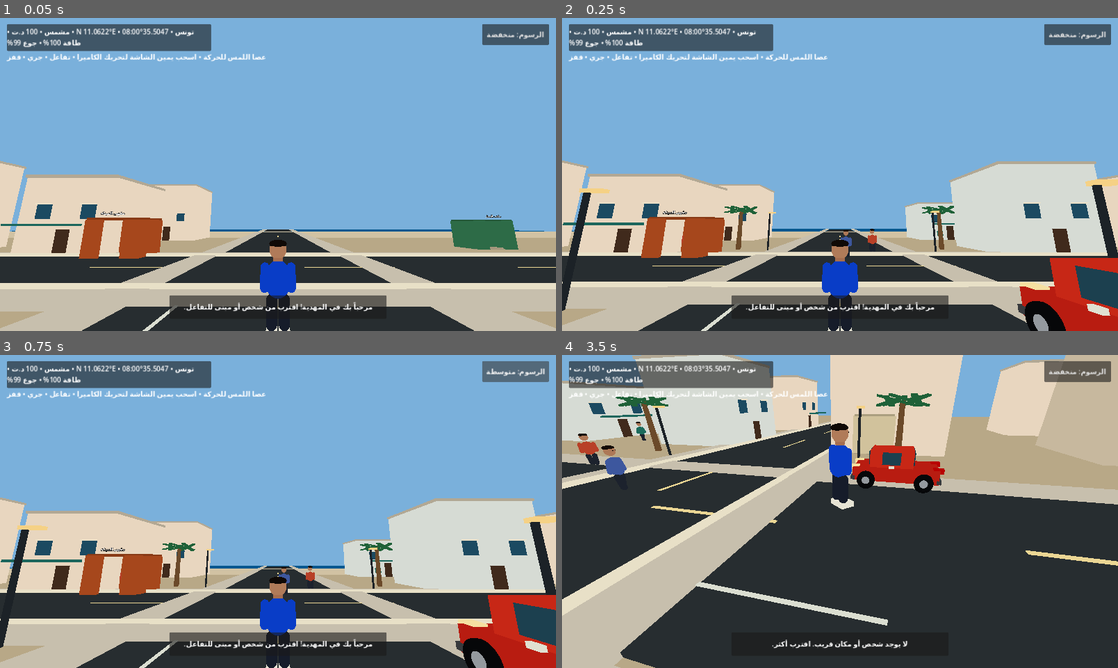
Above: before the commit, frames 1-4 (two rows, left to right).
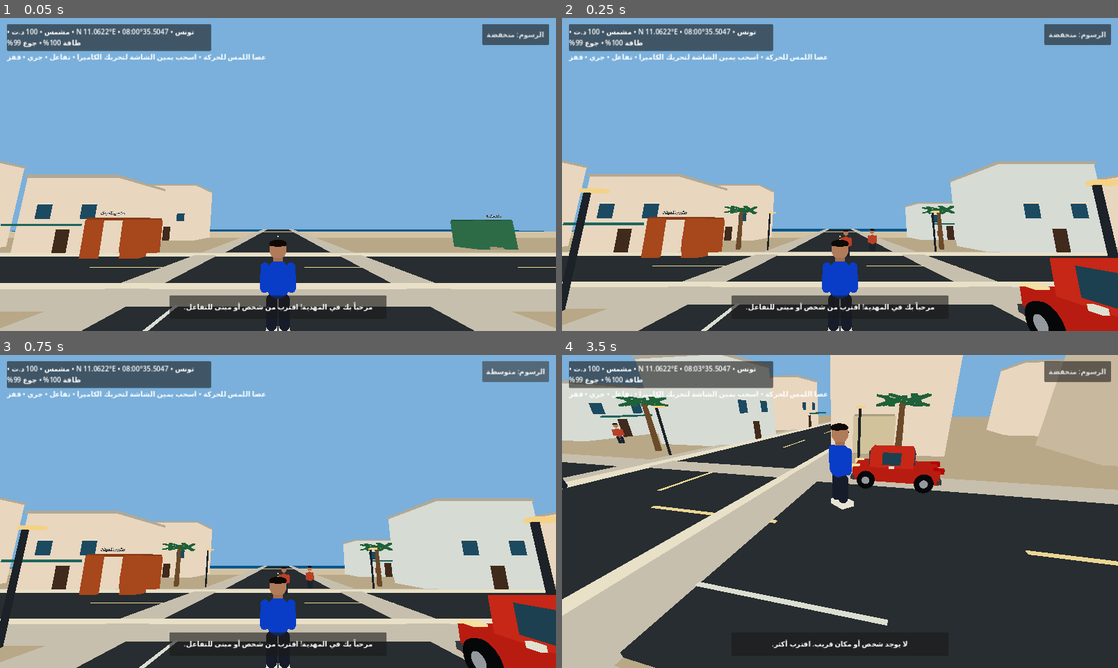
Above: after the commit, the same moments.

Repository: stevennpllk-crypto/REAL-LIFE-MAHDIA
Game: Godot game, scene res://scenes/Main.tscn
The game is run twice, just before and just after one commit, with the same random seed, the same clock (stepped at 60 frames per second) and the same inputs.
Inputs (mouse positions are in pixels of both pictures, inside the frame that each line leads up to):
- Up to frame 1 (0.05 s): no input
- Up to frame 2 (0.25 s): no input
- Up to frame 3 (0.75 s): click "الرسوم: منخفضة" at 0.5 s
- Up to frame 4 (3.5 s): click "الرسوم: متوسطة" at 1.25 s; click "الرسوم: عالية" at 2 s; tap Enter at 2.75 s; move the mouse to (867, 511) at 2.77 s; hold W (move_forward) from 2.78 s (still down); tap E (interact) at 2.85 s; tap Space (jump) at 3.02 s

Frame 1 is identical in both runs. In frame 2, less than 0.1% of the frame differs, in the area x 50-69%, y 68-74%; in frame 3, less than 0.1%; in frame 4, 0.6%, in the area x 0-16%, y 21-43%.

Commit message:
Give every resident an individual autonomous AI and memory

Diff:
--- a/scripts/npc.gd
+++ b/scripts/npc.gd
@@ -4,21 +4,70 @@
 @export var display_name := "Resident"
 @export var walk_speed := 1.15
 @export var wander_radius := 7.0
+@export var personality := "friendly"
+@export var occupation := "resident"
+@export var build_visuals := true
+
+var player: CharacterBody3D
+var world_clock: Node
 var home_position := Vector3.ZERO
+var work_position := Vector3.ZERO
+var rest_position := Vector3.ZERO
 var target_position := Vector3.ZERO
 var wait_time := 0.0
+var decision_elapsed := 0.0
+var memory_meetings := 0
+var last_player_interaction := -1000.0
+var mood := 0.5
+var ai_state := "wander"
+var personal_seed := 0
+var turn_bias := 1.0
 var left_arm: Node3D
 var right_arm: Node3D
 var left_leg: Node3D
 var right_leg: Node3D
+var visual_root: Node3D
 var clock := 0.0
+
+func set_ai_context(player_node: CharacterBody3D, clock_node: Node, work_spot: Vector3, identity: int) -> void:
+	player = player_node
+	world_clock = clock_node
+	work_position = work_spot
+	personal_seed = identity
+	rest_position = work_spot + Vector3(3.0, 0, 2.5)
+	turn_bias = -1.0 if identity % 2 == 0 else 1.0
 
 func _ready() -> void:
 	add_to_group("mahdia_residents")
 	home_position = global_position
+	if work_position == Vector3.ZERO:
+		work_position = home_position + Vector3(5, 0, 0)
+	rest_position = home_position + Vector3(-3, 0, 3)
 	_choose_target()
-	var palette := [Color(0.72, 0.25, 0.16), Color(0.12, 0.42, 0.36), Color(0.82, 0.62, 0.18), Color(0.24, 0.34, 0.62), Color(0.62, 0.35, 0.22)]
-	var shirt: Color = palette[randi_range(0, palette.size() - 1)]
+	if build_visuals:
+		_build_character()
+	var collider := CollisionShape3D.new()
+	var shape := CapsuleShape3D.new()
+	shape.radius = 0.29
+	shape.height = 1.72
+	collider.shape = shape
+	collider.position.y = 0.86
+	add_child(collider)
+	_choose_daily_goal(_current_hour())
+
+func _mat(color: Color) -> StandardMaterial3D:
+	var material := StandardMaterial3D.new()
+	material.albedo_color = color
+	material.roughness = 0.86
+	material.shading_mode = BaseMaterial3D.SHADING_MODE_UNSHADED
+	return material
+
+func _build_character() -> void:
+	visual_root = Node3D.new()
+	visual_root.name = "ResidentVisual"
+	add_child(visual_root)
+	var palette := [Color(0.72, 0.25, 0.16), Color(0.12, 0.42, 0.36), Color(0.82, 0.62, 0.18), Color(0.24, 0.34, 0.62), Color(0.62, 0.35, 0.22), Color(0.42, 0.30, 0.58)]
+	var shirt: Color = palette[posmod(personal_seed, palette.size())]
 	_part(_capsule(0.255, 0.78), Vector3(0, 1.19, 0), shirt)
 	_part(_sphere(0.19, 0.40), Vector3(0, 1.84, 0), Color(0.68, 0.47, 0.34))
 	_part(_sphere(0.198, 0.17), Vector3(0, 1.97, 0.015), Color(0.09, 0.065, 0.05))
@@ -28,13 +77,6 @@
 	right_arm = _limb(Vector3(0.30, 1.43, 0), shirt, 0.62, 0.10)
 	left_leg = _limb(Vector3(-0.14, 0.76, 0), Color(0.12, 0.14, 0.18), 0.72, 0.12)
 	right_leg = _limb(Vector3(0.14, 0.76, 0), Color(0.12, 0.14, 0.18), 0.72, 0.12)
-	var collider := CollisionShape3D.new()
-	var shape := CapsuleShape3D.new()
-	shape.radius = 0.29
-	shape.height = 1.72
-	collider.shape = shape
-	collider.position.y = 0.86
-	add_child(collider)
 
 func _capsule(radius: float, height: float) -> CapsuleMesh:
 	var mesh := CapsuleMesh.new()
@@ -52,39 +94,114 @@
 	var item := MeshInstance3D.new()
 	item.mesh = mesh
 	item.position = pos
-	var mat := StandardMaterial3D.new()
-	mat.albedo_color = color
-	mat.roughness = 0.84
-	mat.shading_mode = BaseMaterial3D.SHADING_MODE_UNSHADED
-	item.material_override = mat
-	add_child(item)
+	item.material_override = _mat(color)
+	visual_root.add_child(item)
 
 func _limb(pos: Vector3, color: Color, length: float, radius: float) -> Node3D:
 	var pivot := Node3D.new()
 	pivot.position = pos
-	add_child(pivot)
-	_part_to(pivot, _capsule(radius, length), Vector3(0, -length * 0.34, 0), color)
+	visual_root.add_child(pivot)
+	var item := MeshInstance3D.new()
+	item.mesh = _capsule(radius, length)
+	item.position = Vector3(0, -length * 0.34, 0)
+	item.material_override = _mat(color)
+	pivot.add_child(item)
 	return pivot
 
-func _part_to(parent: Node3D, mesh: Mesh, pos: Vector3, color: Color) -> void:
-	var item := MeshInstance3D.new()
-	item.mesh = mesh
-	item.position = pos
-	var mat := StandardMaterial3D.new()
-	mat.albedo_color = color
-	mat.shading_mode = BaseMaterial3D.SHADING_MODE_UNSHADED
-	item.material_override = mat
-	parent.add_child(item)
-
-func _choose_target() -> void:
+func _current_hour() -> float:
+	if is_instance_valid(world_clock):
+		return float(world_clock.get("hour"))
+	return 12.0
+
+func _choose_daily_goal(hour: float) -> void:
+	# A lightweight utility AI: every resident follows a personal daily routine.
+	if hour >= 7.0 and hour < 12.0:
+		ai_state = "commuting" if occupation != "resident" else "socializing"
+		target_position = work_position if occupation != "resident" else rest_position
+	elif hour >= 12.0 and hour < 14.0:
+		ai_state = "resting"
+		target_position = rest_position
+	elif hour >= 14.0 and hour < 18.0:
+		ai_state = "working" if occupation != "resident" else "wandering"
+		target_position = work_position if occupation != "resident" else _random_near(home_position)
+	else:
+		ai_state = "going_home"
+		target_position = home_position
+	wait_time = randf_range(0.5, 2.0)
+
+func _random_near(center: Vector3) -> Vector3:
 	var angle := randf() * TAU
 	var distance := randf_range(2.0, wander_radius)
-	target_position = home_position + Vector3(cos(angle) * distance, 0, sin(angle) * distance)
+	return center + Vector3(cos(angle) * distance, 0, sin(angle) * distance)
+
+func _choose_target() -> void:
+	target_position = _random_near(home_position)
 	wait_time = randf_range(1.0, 3.0)
+	ai_state = "wander"
+
+func on_player_interacted() -> void:
+	memory_meetings += 1
+	last_player_interaction = Time.get_ticks_msec() / 1000.0
+	mood = clampf(mood + 0.12, 0.0, 1.0)
+
+func get_dialogue() -> String:
+	var remembered := "أهلاً، تذكرتك!" if memory_meetings > 1 else "أهلاً بك."
+	match personality:
+		"shy":
+			return remembered + " أنا خجول قليلاً، لكن تفضل."
+		"busy":
+			return "مرحباً، أنا أعمل الآن. " + remembered
+		"curious":
+			return remembered + " ما رأيك في أخبار المهدية اليوم؟"
+		"grumpy":
+			return remembered + " الجو مزدحم اليوم، أليس كذلك؟"
+		_:
+			return remembered + " يعطيك الصحة!"
+
+func _player_decision() -> bool:
+	if not is_instance_valid(player) or player.is_queued_for_deletion():
+		return false
+	var distance := global_position.distance_to(player.global_position)
+	if distance > 8.0:
+		return false
+	match personality:
+		"shy":
+			if distance < 4.0:
+				ai_state = "avoiding"
+				target_position = global_position + (global_position - player.global_position).normalized() * 5.0
+				return true
+		"busy":
+			if distance < 2.8:
+				ai_state = "acknowledging"
+				target_position = global_position
+				return true
+		_:
+			if distance < 5.5:
+				ai_state = "greeting"
+				target_position = player.global_position + (global_position - player.global_position).normalized() * 1.7
+				return true
+	return false
+
+func _avoid_obstacle(direction: Vector3) -> Vector3:
+	if direction.length_squared() < 0.01:
+		return direction
+	var origin := global_position + Vector3.UP * 0.8
+	var query := PhysicsRayQueryParameters3D.create(origin, origin + direction.normalized() * 1.6)
+	query.exclude = [get_rid()]
+	var hit := get_world_3d().direct_space_state.intersect_ray(query)
+	if hit.is_empty():
+		return direction
+	var side := Vector3(-direction.z, 0, direction.x) * turn_bias
+	return (direction + side * 1.8).normalized()
 
 func _physics_process(delta: float) -> void:
 	if not is_on_floor():
 		velocity.y -= 9.8 * delta
+	decision_elapsed += delta
+	if decision_elapsed >= 4.0:
+		decision_elapsed = 0.0
+		if not _player_decision():
+			_choose_daily_goal(_current_hour())
 	if wait_time > 0.0:
 		wait_time -= delta
 		velocity.x = move_toward(velocity.x, 0.0, walk_speed * delta * 4.0)
@@ -94,11 +211,27 @@
 		return
 	var direction := target_position - global_position
 	direction.y = 0
-	if direction.length() < 0.5:
-		_choose_target()
+	if direction.length() < 0.65:
+		if ai_state == "greeting" or ai_state == "acknowledging":
+			ai_state = "socializing"
+			wait_time = randf_range(2.0, 5.0)
+		elif ai_state == "commuting":
+			ai_state = "working"
+			wait_time = randf_range(8.0, 16.0)
+		elif ai_state == "going_home":
+			ai_state = "resting"
+			wait_time = randf_range(5.0, 12.0)
+		else:
+			_choose_target()
+		velocity.x = move_toward(velocity.x, 0.0, walk_speed * delta * 4.0)
+		velocity.z = move_toward(velocity.z, 0.0, walk_speed * delta * 4.0)
+		move_and_slide()
+		_animate(delta, false)
 		return
-	velocity.x = direction.normalized().x * walk_speed
-	velocity.z = direction.normalized().z * walk_speed
+	direction = _avoid_obstacle(direction.normalized())
+	var pace := walk_speed * (0.72 if ai_state == "avoiding" else 1.0)
+	velocity.x = direction.x * pace
+	velocity.z = direction.z * pace
 	rotation.y = lerp_angle(rotation.y, atan2(-direction.x, -direction.z), delta * 4.0)
 	move_and_slide()
 	_animate(delta, true)
